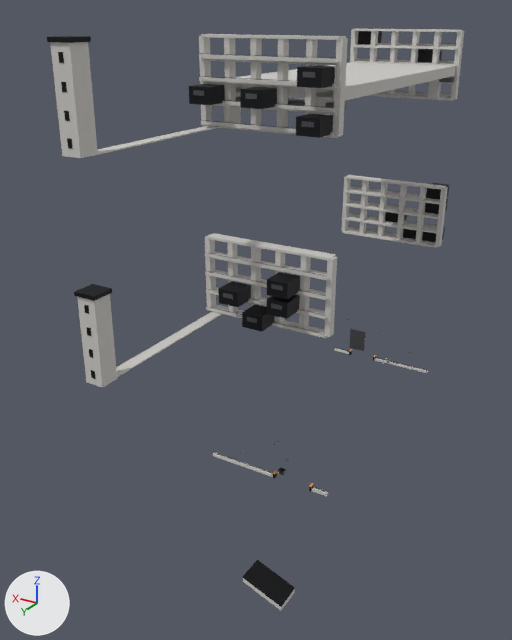
The FBX model Assets/_Project/04.Art/02.Models/Megastructure/SM_Mega_Breach.fbx, before and after one commit.
Before and after are seen from a 50 mm camera at (-94.0, 212.0, 171.0) aimed at (13.0, 33.0, 81.0). The lights are fixed; the arrows at lower left show +X, +Y and +Z. The older version comes first. Where no turn or scale is listed for an object, it has been applied to the vertices. Vertices at exactly the same position are counted once.

The older version as bpy lines, for what is in view:
```python
me_sm_mega_breach = bpy.data.meshes.new('SM_Mega_Breach')
me_sm_mega_breach.from_pydata(...)  # 1924 vertices, 1451 faces; spans x -21.0..21.0, y -57.0..104.0, z 0.0..167.0
# faces by material slot: [732, 396, 281, 42]
me_sm_mega_breach.materials.append(mat_m_mega_concrete)  # light grey #cdcbc6
me_sm_mega_breach.materials.append(mat_m_mega_steel)  # grey #6e7075
me_sm_mega_breach.materials.append(mat_m_mega_dark)  # dark grey #303134
me_sm_mega_breach.materials.append(mat_m_mega_signal)  # orange #e29342
ob_sm_mega_breach = bpy.data.objects.new('SM_Mega_Breach', me_sm_mega_breach)
ob_sm_mega_breach.location = (0.0, 0.0, 0.0)
```
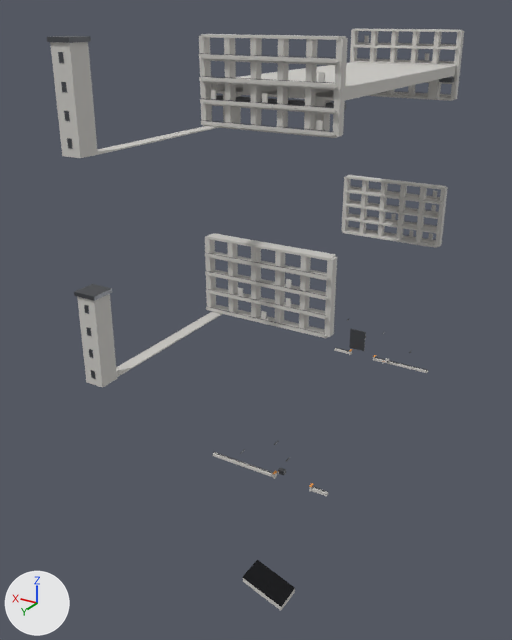
Edits to the bpy script that builds the scene:
```text
Change me_sm_mega_breach:
    used by ob_sm_mega_breach; location = (0.0, 0.0, 0.0)
    remove me_sm_mega_breach.from_pydata(...)  # 1924 vertices, 1451 faces; spans x -21.0..21.0, y -57.0..104.0, z 0.0..167.0
    add me_sm_mega_breach.from_pydata(...)  # 1548 vertices, 1169 faces; spans x -21.0..21.0, y -51.0..104.0, z 0.0..167.0
    me_sm_mega_breach part 1: 47 loose pieces with 376 vertices, spanning x -19.0..19.0, y -57.0..57.0, z 37.0..165.0, are deleted
    me_sm_mega_breach part 2: 24 faces spanning x -16.0..14.0, y -48.0..48.0, z 35.0..37.0 switch from mat_m_mega_dark (dark grey #303134) to mat_m_mega_concrete (light grey #cdcbc6)
    me_sm_mega_breach part 3: 60 faces spanning x 13.0..19.0, y 98.0..104.0, z 91.0..167.0 switch from mat_m_mega_dark (dark grey #303134) to mat_m_mega_steel (grey #6e7075)
```

Location of each change, [x1, y1, x2, y2] in pixels of the pictures (512 x 640 px):
part 1 of me_sm_mega_breach, deleted
    before: [189, 31, 449, 471]
part 2 of me_sm_mega_breach, recoloured
    both: [273, 351, 376, 492]
part 3 of me_sm_mega_breach, recoloured
    both: [47, 36, 112, 379]
